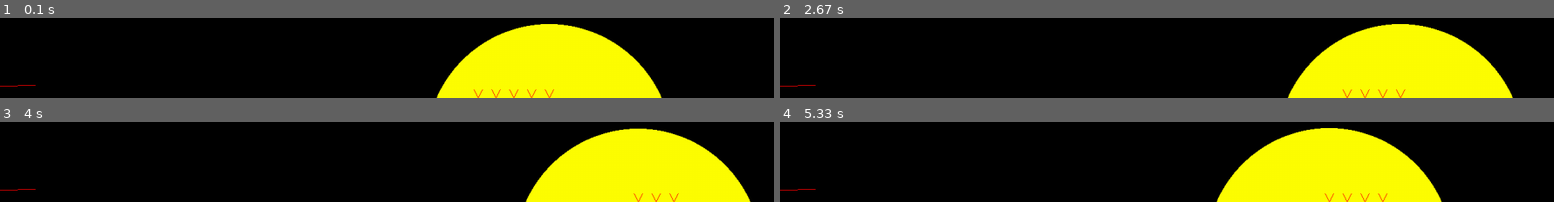
Above: before the commit, frames 1-4 (two rows, left to right).
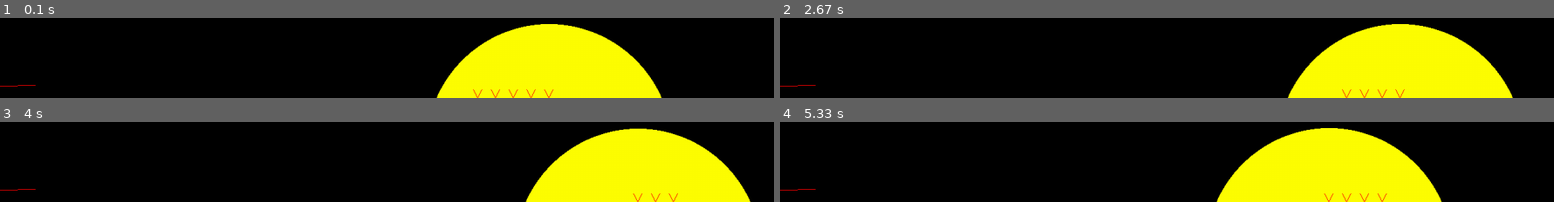
Above: after the commit, the same moments.

Repository: Archanciel/Learning_Pygame
Game: pygame game, started from bouncing_ball_imperfect_collide/bouncing_physics.py
Same seed, same stepped clock (60 frames per second), same inputs: the game is played once before the commit and once after it.
Inputs:
- Up to frame 1 (0.1 s): no input
- Up to frame 2 (2.67 s): no input
- Up to frame 3 (4 s): no input
- Up to frame 4 (5.33 s): no input

The runs differ from the first frame. In frame 1, 0.3% of the frame differs, in the area x 61-72%, y 89-100%; in frame 2, 0.2%; in frame 3, 0.2%; in frame 4, 0.2%.

Commit message:
init commit

Diff:
--- a/bouncing_ball_imperfect_collide/ball_no_sprite_explore.py
+++ b/bouncing_ball_imperfect_collide/ball_no_sprite_explore.py
@@ -24,6 +24,11 @@
 		self.radius = radius
 		rectSize = radius * 2
 		self.rect = pg.Rect(startX, startY, rectSize, rectSize)
+
+		# will store the exact baLl center float tuple. Pygame rect only stores
+		# integers
+		self.ballCenterFloat = self.rect.center
+
 		self.speed = speed
 		self.angleRad = math.radians(angle)
 
@@ -54,11 +59,13 @@
 		self.bounceMarkDirection = None
 
 	def update(self):
-		cosAngle = math.cos(self.angleRad)
-		delta_x = round(self.speed * cosAngle)
-		sinAngle = math.sin(self.angleRad)
-		delta_y = round(self.speed * sinAngle)
-		self.rect = self.rect.move(delta_x, -delta_y) # since y coordinate of screen top is 0 !
+		delta_x = self.speed * math.cos(self.angleRad)
+		delta_y = self.speed * math.sin(self.angleRad)
+
+		# minus deltaY since the y coordinate of screen top is 0 !
+		self.ballCenterFloat = (self.ballCenterFloat[0] + delta_x, self.ballCenterFloat[1] - delta_y)
+
+		self.rect.center = self.ballCenterFloat
 		hit_bounds = False
 
 		if self.rect.right >= self.screen.get_width():
@@ -71,7 +78,7 @@
 
 			# storing bounce location coordinates
 			self.bounceX = self.screen.get_width()
-			self.bounceY = self.rect.centery
+			self.bounceY = self.ballCenterFloat[1]
 			self.bounceMarkDirection = BOUNCE_ARROW_RIGHT
 
 		if self.rect.left <= 0:
@@ -84,7 +91,7 @@
 
 			# storing bounce location coordinates
 			self.bounceX = 0
-			self.bounceY = self.rect.centery
+			self.bounceY = self.ballCenterFloat[1]
 			self.bounceMarkDirection = BOUNCE_ARROW_LEFT
 
 		if self.rect.top <= 0:
@@ -92,7 +99,7 @@
 			hit_bounds = True
 
 			# storing bounce location coordinates
-			self.bounceX = self.rect.centerx
+			self.bounceX = self.ballCenterFloat[0]
 			self.bounceY = 0
 			self.bounceMarkDirection = BOUNCE_ARROW_TOP
 
@@ -101,7 +108,7 @@
 			hit_bounds = True
 
 			# storing bounce location coordinates
-			self.bounceX = self.rect.centerx
+			self.bounceX = self.ballCenterFloat[0]
 			self.bounceY = self.screen.get_height()
 			self.bounceMarkDirection = BOUNCE_ARROW_BOTTOM
 
@@ -126,8 +133,8 @@
 	def draw(self):
 		pg.draw.circle(self.screen, self.color, self.rect.center, int(self.rect.width / 2))
 
-		currentX = int(self.rect.centerx)
-		currentY = int(self.rect.centery)
+		currentX = round(self.ballCenterFloat[0], 2)
+		currentY = round(self.ballCenterFloat[1], 2)
 
 		if (currentX - self.previousX) == 0 and (currentY - self.previousY) == 0:
 			# the case after double click to stop the balls
@@ -197,8 +204,8 @@
 			self.previousTraceX = x
 			self.previousTraceY = y
 
+		# handling ball bounce location tracing
 		if DRAW_BOUNCE_LOCATION:
-			# handling ball bounce location tracing
 			if self.bounceMarkDirection != None:
 				self.multipleBounceTrajectPointLists[self.currentBounceTrajectIndex].append(pg.Rect(self.bounceX, self.bounceY, self.bounceMarkDirection, self.bounceMarkDirection))
 				self.bounceMarkDirection = None
--- /dev/null
+++ b/bouncing_ball_imperfect_collide/bouncing_ball_small_angle_corrected.py
@@ -0,0 +1,77 @@
+import pygame, sys, math
+from pygame.locals import *
+
+pygame.init()
+DISPLAYSURF = pygame.display.set_mode((1000, 600))
+pygame.display.set_caption('Bouncing Ball with position and angle')
+
+# Set our color constants
+BLACK = (0, 0, 0)
+YELLOW = (255, 255, 0)
+
+# Create the ball class
+class Ball():
+    def __init__(self,
+                 screen,
+                 color,
+                 radius,
+                 startX,
+                 startY,
+                 speed,
+                 angle=45):
+        super().__init__()
+        self.screen = screen
+        self.color = color
+        rectSize = radius * 2
+        self.rect = pygame.Rect(startX, startY, rectSize, rectSize)
+        self.speed = speed
+        self.angle = math.radians(angle)
+        self.circleCenter = self.rect.center
+
+    def update(self):
+        delta_x = self.speed * math.cos(self.angle)
+        delta_y = self.speed * math.sin(self.angle)
+
+        newCenterX = self.circleCenter[0] + delta_x
+        newCenterY = self.circleCenter[1] + delta_y
+        self.circleCenter = (newCenterX, newCenterY)
+        self.rect.center = self.circleCenter
+        #self.rect.center = (round(self.circleCenter[0]), round(self.circleCenter[1]))
+
+        if self.rect.right >= self.screen.get_width() or self.rect.left <= 0:
+            self.angle = math.pi - self.angle
+
+        if self.rect.top <= 0 or self.rect.bottom >= self.screen.get_height():
+            self.angle = -self.angle
+
+    def draw(self):
+        '''
+    	Draw our ball to the screen with position information.
+    	'''
+        pygame.draw.circle(self.screen, self.color, self.rect.center, int(self.rect.width / 2))
+
+# Create a new Ball instance named 'myball'
+myball = Ball(screen=DISPLAYSURF, color=YELLOW, startX=100, startY=100, radius=150, speed=8, angle=10)
+mySmaLlAngleball = Ball(screen=DISPLAYSURF, color=YELLOW, startX=100, startY=500, radius=150, speed=8, angle=-1)
+
+run = True
+clock = pygame.time.Clock()
+
+# Display loop
+while run:
+    # Handle events
+    for event in pygame.event.get():
+        if event.type == QUIT:
+            pygame.quit()
+            sys.exit()
+
+    # Update ball position
+    myball.update()
+    mySmaLlAngleball.update()
+
+    # Draw screen
+    DISPLAYSURF.fill(BLACK)
+    myball.draw()
+    mySmaLlAngleball.draw()
+    pygame.display.update()
+    clock.tick(100)
--- /dev/null
+++ b/bouncing_ball_imperfect_collide/stackoverflow_version.py
@@ -0,0 +1,74 @@
+import pygame, sys, math
+from pygame.locals import *
+
+pygame.init()
+DISPLAYSURF = pygame.display.set_mode((1000, 600))
+pygame.display.set_caption('Bouncing Ball with position and angle')
+
+# Set our color constants
+BLACK = (0, 0, 0)
+YELLOW = (255, 255, 0)
+
+# Create the ball class
+class Ball():
+    def __init__(self,
+                 screen,
+                 color,
+                 radius,
+                 startX,
+                 startY,
+                 speed,
+                 angle=45):
+        super().__init__()
+        self.screen = screen
+        self.color = color
+        rectSize = radius * 2
+        self.rect = pygame.Rect(startX, startY, rectSize, rectSize)
+        self.speed = speed
+        self.angle = math.radians(angle)
+        self.pos = self.rect.center
+
+    def update(self):
+        delta_x = self.speed * math.cos(self.angle)
+        delta_y = self.speed * math.sin(self.angle)
+        self.pos = (self.pos[0] + delta_x, self.pos[1] + delta_y)
+
+        self.rect.center = (round(self.pos[0]), round(self.pos[1]))
+
+        if self.rect.right >= self.screen.get_width() or self.rect.left <= 0:
+            self.angle = math.pi - self.angle
+
+        if self.rect.top <= 0 or self.rect.bottom >= self.screen.get_height():
+            self.angle = -self.angle
+
+    def draw(self):
+        '''
+        Draw our ball to the screen with position information.
+        '''
+        pygame.draw.circle(self.screen, self.color, self.rect.center, int(self.rect.width / 2))
+# Create a new Ball instance named 'myball'
+myball = Ball(screen=DISPLAYSURF, color=YELLOW, startX=100, startY=100, radius=150, speed=8, angle=10)
+#mySmaLlAngleball = Ball(screen=DISPLAYSURF, color=YELLOW, startX=100, startY=500, radius=150, speed=58, angle=-1)
+mySmaLlAngleball = Ball(screen=DISPLAYSURF, color=YELLOW, startX=100, startY=500, radius=150, speed=10, angle=-1)
+
+run = True
+clock = pygame.time.Clock()
+
+# Display loop
+while run:
+    # Handle events
+    for event in pygame.event.get():
+        if event.type == QUIT:
+            pygame.quit()
+            sys.exit()
+
+    # Update ball position
+    myball.update()
+    mySmaLlAngleball.update()
+
+    # Draw screen
+    DISPLAYSURF.fill(BLACK)
+    myball.draw()
+    mySmaLlAngleball.draw()
+    pygame.display.update()
+    clock.tick(60)
